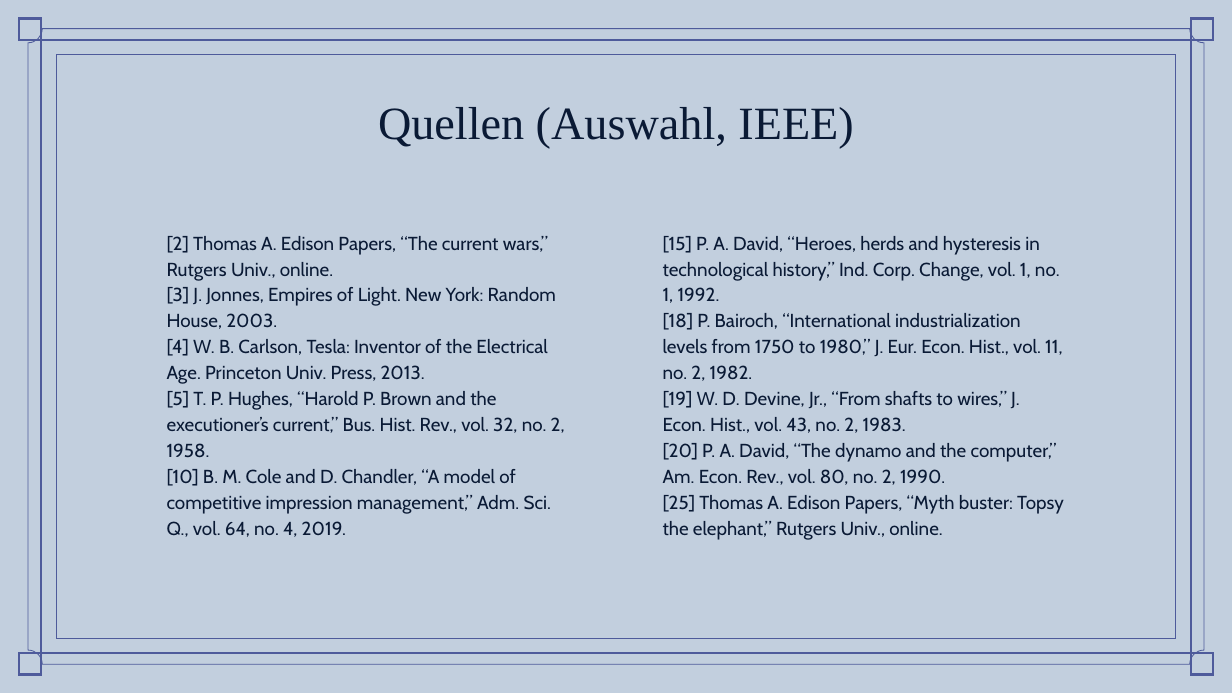
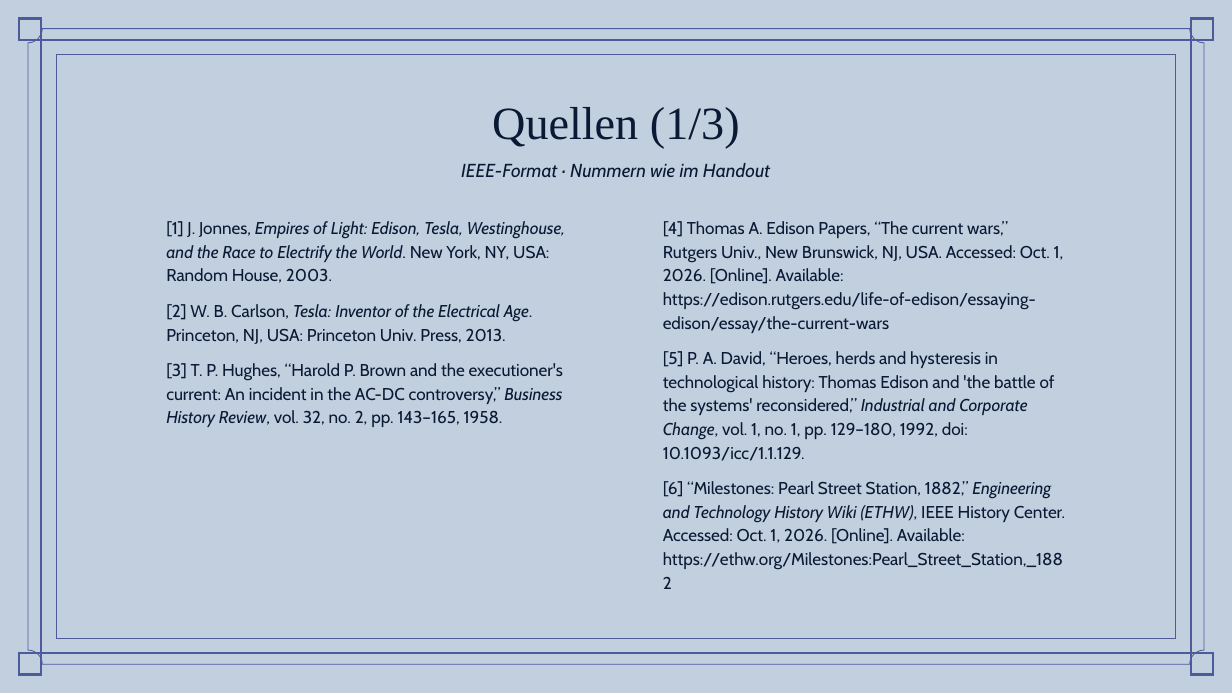
Before and after one commit to simonbruder-hub/Edison_vs_Westinghouse, a slide deck: slide 16 of abgabe/Praesentation_Stromkrieg_Bruder.pptx (slide 14 before the commit). Drawn at 1232x693 pixels with LibreOffice and Linux fonts; fonts in the diff are those of the drawing; background and template pictures are left out. Boxes give left, top, right and bottom in pixels: in the first picture for what was removed or moved away, otherwise in the second. Text is boxed around its words. In the diff, an @@ line names an element or a change of style, - is before the commit and + after.

```diff
--- a/abgabe/Praesentation_Stromkrieg_Bruder.pptx
+++ b/abgabe/Praesentation_Stromkrieg_Bruder.pptx
@@ title at box(492, 107, 740, 148): text changed @@
-Quellen (Auswahl, IEEE)
+Quellen (1/3)
@@ text added at box(461, 163, 770, 177), 11 pt, text #0A1A35, italic @@
+IEEE-Format · Nummern wie im Handout
@@ subtitle at box(166, 221, 565, 427): text changed; size 11 to 10 pt @@
-[2] Thomas A. Edison Papers, “The current wars,” Rutgers Univ., online.
-[3] J. Jonnes, Empires of Light. New York: Random House, 2003.
-[4] W. B. Carlson, Tesla: Inventor of the Electrical Age. Princeton Univ. Press, 2013.
-[5] T. P. Hughes, “Harold P. Brown and the executioner’s current,” Bus. Hist. Rev., vol. 32, no. 2, 1958.
-[10] B. M. Cole and D. Chandler, “A model of competitive impression management,” Adm. Sci. Q., vol. 64, no. 4, 2019.
+[1] J. Jonnes, Empires of Light: Edison, Tesla, Westinghouse, and the Race to Electrify the World. New York, NY, USA: Random House, 2003.
+[2] W. B. Carlson, Tesla: Inventor of the Electrical Age. Princeton, NJ, USA: Princeton Univ. Press, 2013.
+[3] T. P. Hughes, “Harold P. Brown and the executioner's current: An incident in the AC-DC controversy,” Business History Review, vol. 32, no. 2, pp. 143–165, 1958.
@@ subtitle at box(663, 221, 1065, 570): text changed; size 11 to 10 pt @@
-[15] P. A. David, “Heroes, herds and hysteresis in technological history,” Ind. Corp. Change, vol. 1, no. 1, 1992.
-[18] P. Bairoch, “International industrialization levels from 1750 to 1980,” J. Eur. Econ. Hist., vol. 11, no. 2, 1982.
-[19] W. D. Devine, Jr., “From shafts to wires,” J. Econ. Hist., vol. 43, no. 2, 1983.
-[20] P. A. David, “The dynamo and the computer,” Am. Econ. Rev., vol. 80, no. 2, 1990.
-[25] Thomas A. Edison Papers, “Myth buster: Topsy the elephant,” Rutgers Univ., online.
+[4] Thomas A. Edison Papers, “The current wars,” Rutgers Univ., New Brunswick, NJ, USA. Accessed: Oct. 1, 2026. [Online]. Available: https://edison.rutgers.edu/life-of-edison/essaying-edison/essay/the-current-wars
+[5] P. A. David, “Heroes, herds and hysteresis in technological history: Thomas Edison and 'the battle of the systems' reconsidered,” Industrial and Corporate Change, vol. 1, no. 1, pp. 129–180, 1992, doi: 10.1093/icc/1.1.129.
+[6] “Milestones: Pearl Street Station, 1882,” Engineering and Technology History Wiki (ETHW), IEEE History Center. Accessed: Oct. 1, 2026. [Online]. Available: https://ethw.org/Milestones:Pearl_Street_Station,_1882
```
Also in this commit, not shown: 10 other slides changed, 7 slides added, 3 slides removed, 4 other files.
